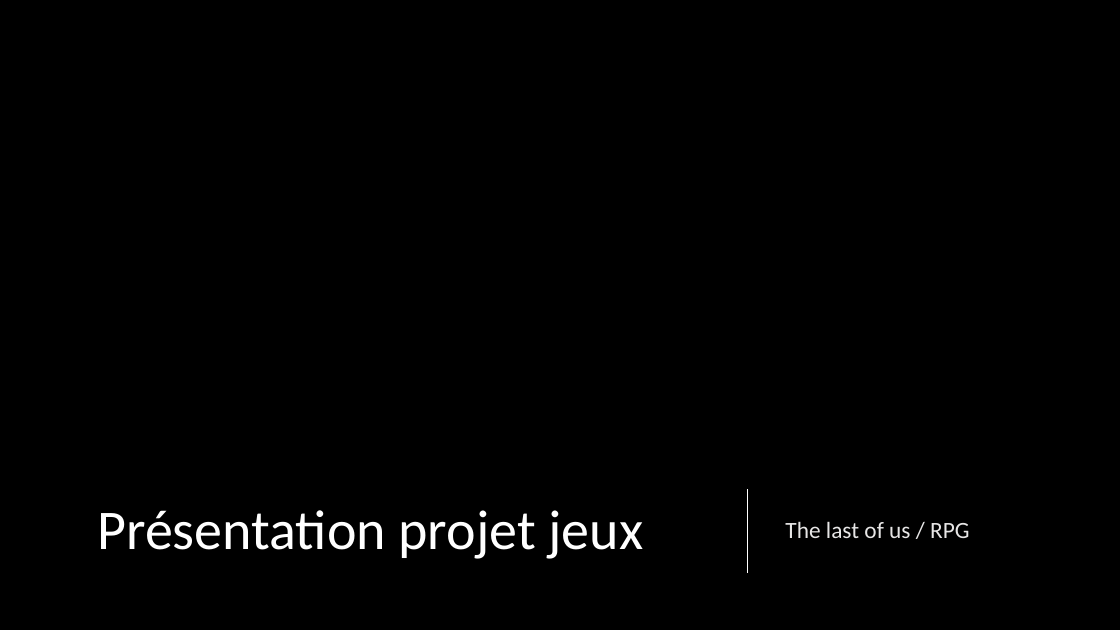
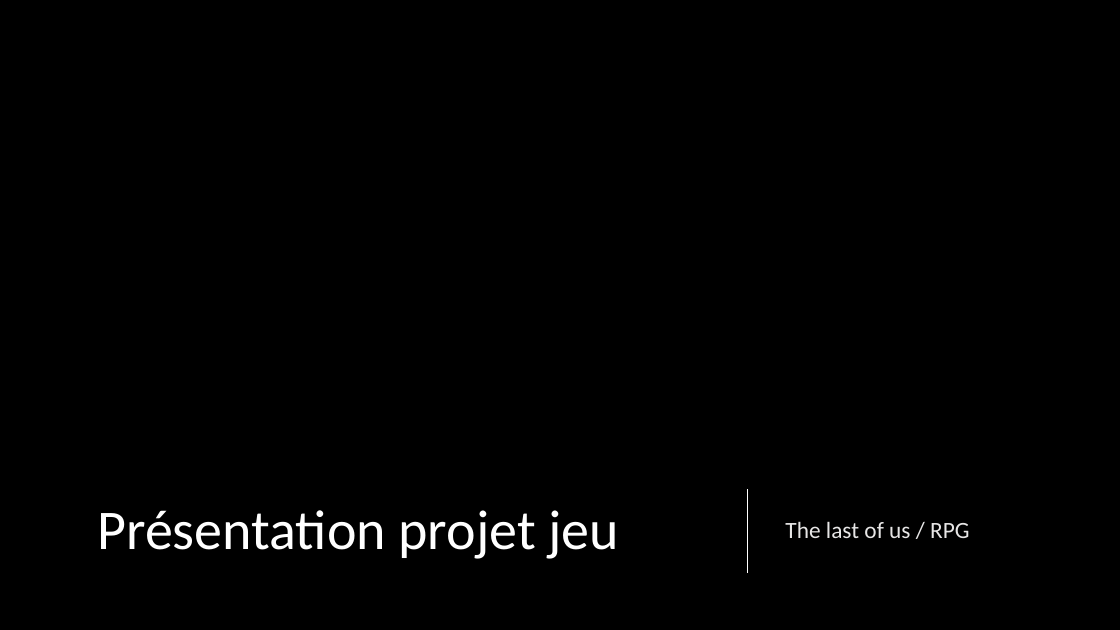
Before and after one commit to Gwe2B/The_Last_of_Us, a slide deck: slide 1 of ressources/Présentation projet jeux.pptx. Drawn at 1120x630 pixels with LibreOffice and Linux fonts; fonts in the diff are those of the drawing; background and template pictures are left out. Boxes give left, top, right and bottom in pixels: in the first picture for what was removed or moved away, otherwise in the second. Text is boxed around its words. In the diff, an @@ line names an element or a change of style, - is before the commit and + after.

```diff
--- a/ressources/Présentation projet jeux.pptx
+++ b/ressources/Présentation projet jeux.pptx
@@ title at (x1=97, y1=510, x2=619, y2=559): text changed @@
-Présentation projet jeux
+Présentation projet jeu
```
Also in this commit, not shown: 5 other slides changed, 2 slides added, 28 other files.
